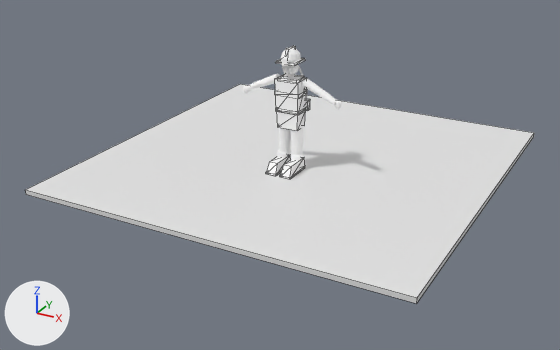
Before and after pictures for a commit that changed the Blender file ArtSource/Pedestrians/Blender/HelmetLampPedestrian3D.blend.
The view is the same before and after, from a 50 mm camera at (4.8, -9.05, 4.36) aimed at (-0.09, -0.16, -0.08). The lights are fixed; the arrows at lower left show +X, +Y and +Z. The older version comes first. Mesh edges are drawn as thin lines on the coarser meshes.

The first picture shows 'GEO_Pelvis', 'GEO_Torso', 'PreviewGround' and 22 more.
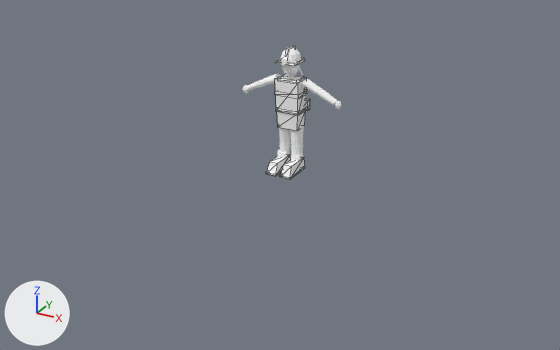
Where the change shows, as pixel boxes (x1, y1, x2, y2) in the pictures (560 x 350 px):
```json
{"object": "PreviewGround", "change": "deleted", "before": [26, 84, 534, 304]}
```

The change, as JSON lines over the scene's bpy script:
```json
{"op": "remove", "block": "ob_previewground", "code": ["ob_previewground = bpy.data.objects.new('PreviewGround', me_previewground_mesh)", "ob_previewground.location = (0.0, 0.0, 0.0)"]}
```
